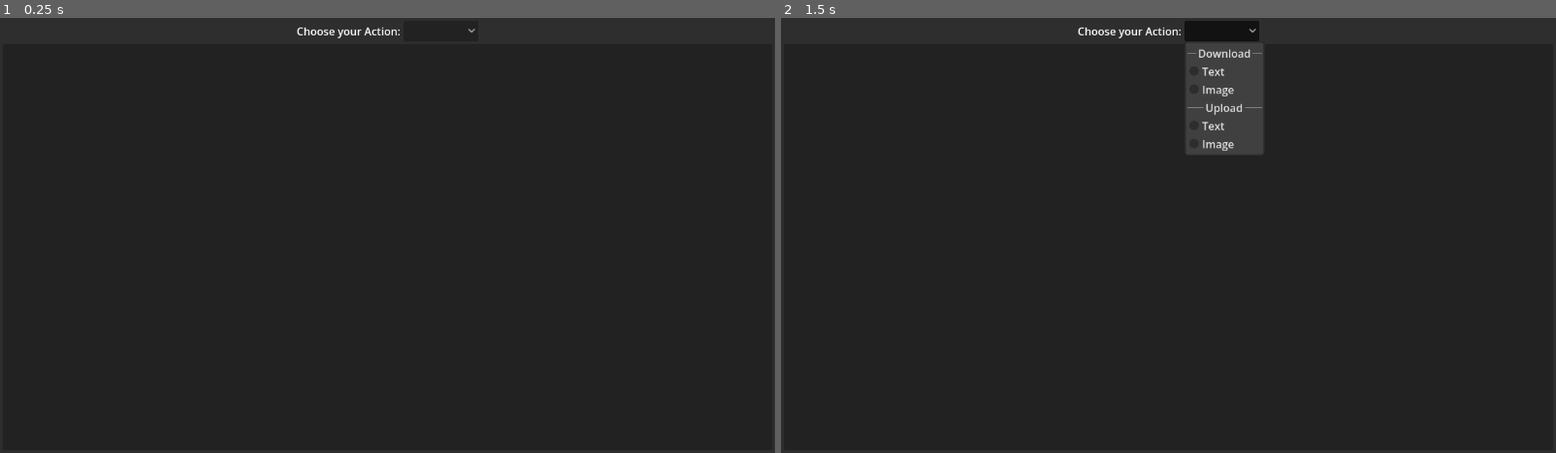
Above: before the commit, frames 1-2 (left to right).
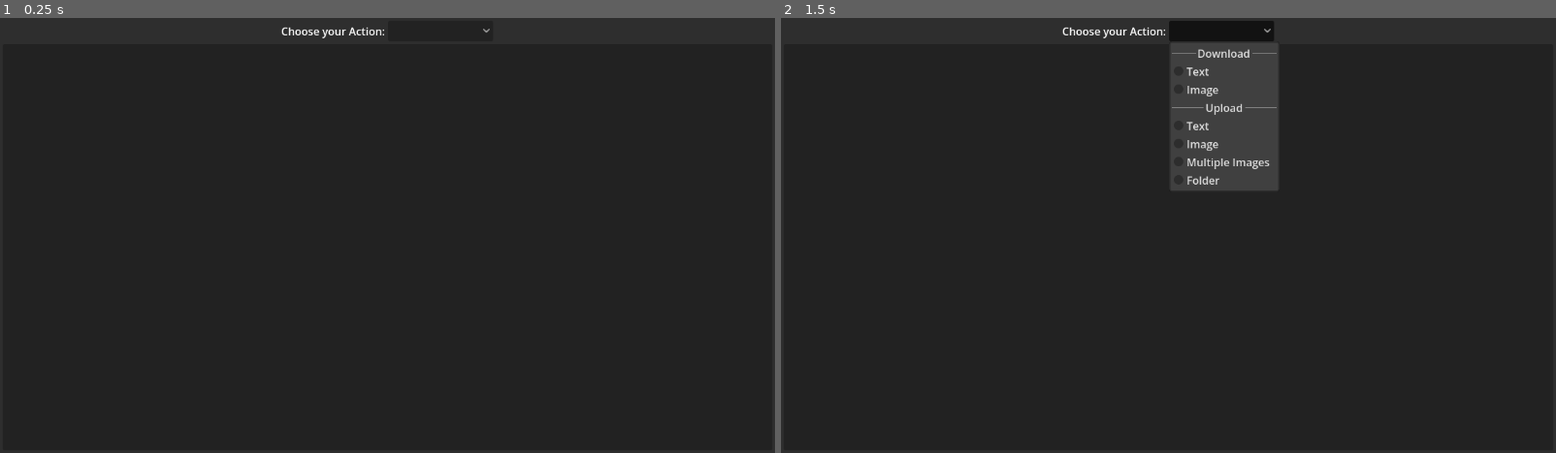
Above: after the commit, the same moments.

Repository: lajawi/godot-file-dialog-web-node
Game: Godot game, scene res://file_dialog_web.tscn
The game is run twice, just before and just after one commit, with the same random seed, the same clock (stepped at 60 frames per second) and the same inputs.
Inputs (mouse positions are in pixels of both pictures, inside the frame that each line leads up to):
- Up to frame 1 (0.25 s): no input
- Up to frame 2 (1.5 s): click (1222, 31) at 0.5 s; tap Enter at 1.25 s

The runs differ from the first frame. In frame 1, 0.2% of the frame differs, in the area x 36-64%, y 2-5%; in frame 2, 2.5%, in the area x 36-65%, y 0-40%.

Commit message:
Add Examples for multiple file & directory uploads

Diff:
--- a/file_dialog_web.tscn
+++ b/file_dialog_web.tscn
@@ -43,6 +43,27 @@
 script = ExtResource("1_d75w3")
 metadata/_custom_type_script = "uid://b75unaeamgjm2"
 
+[node name="UploadMultipleImagesDialogWeb" type="FileDialog" parent="." unique_id=1847898321]
+oversampling_override = 1.0
+title = "Open File(s)"
+file_mode = 1
+display_mode = 1
+access = 2
+filters = PackedStringArray("*.png;PNG Files;image/png", "*.jpg,*.jpeg;JPEG Files;image/jpeg")
+use_native_dialog = true
+script = ExtResource("1_d75w3")
+metadata/_custom_type_script = "uid://b75unaeamgjm2"
+
+[node name="UploadFolderDialogWeb" type="FileDialog" parent="." unique_id=1260846850]
+oversampling_override = 1.0
+title = "Open a Directory"
+file_mode = 2
+display_mode = 1
+access = 2
+use_native_dialog = true
+script = ExtResource("1_d75w3")
+metadata/_custom_type_script = "uid://b75unaeamgjm2"
+
 [node name="CanvasLayer" type="CanvasLayer" parent="." unique_id=2075393158]
 
 [node name="Control" type="Control" parent="CanvasLayer" unique_id=1696839754]
@@ -82,11 +103,11 @@
 layout_mode = 2
 text = "Choose your Action:"
 
-[node name="OptionButton" type="OptionButton" parent="Canvas …(172 unchanged characters)… ad_text", "_dialog_web_upload_image", "_ui_text", "_ui_image")]
+[node name="OptionButton" type="OptionButton" parent="Canvas …(172 unchanged characters)… ad_text", "_dialog_web_upload_image", "_dialog_web_upload_files", "_dialog_web_upload_folder", "_ui_text", "_ui_image")]
 layout_mode = 2
 tooltip_text = "Choose Action"
 allow_reselect = true
-item_count = 6
+item_count = 8
 popup/item_0/text = "Download"
 popup/item_0/id = 0
 popup/item_0/separator = true
@@ -101,10 +122,16 @@
 popup/item_4/id = 4
 popup/item_5/text = "Image"
 popup/item_5/id = 5
+popup/item_6/text = "Multiple Images"
+popup/item_6/id = 6
+popup/item_7/text = "Folder"
+popup/item_7/id = 7
 script = ExtResource("2_acvag")
 _dialog_web_download = NodePath("../../../../../../../../DownloadDialogWeb")
 _dialog_web_upload_text = NodePath("../../../../../../../../UploadTextDialogWeb")
 _dialog_web_upload_image = NodePath("../../../../../../../../UploadImageDialogWeb")
+_dialog_web_upload_files = NodePath("../../../../../../../../UploadMultipleImagesDialogWeb")
+_dialog_web_upload_folder = NodePath("../../../../../../../../UploadFolderDialogWeb")
 _file_text_path = "res://example.md"
 _file_image = ExtResource("3_anajk")
 _ui_text = NodePath("../../../Content/MarginContainer/ScrollContainer/UploadedText")
--- a/option_button.gd
+++ b/option_button.gd
@@ -5,11 +5,15 @@
 const DOWNLOAD_IMAGE := 2
 const UPLOAD_TEXT := 4
 const UPLOAD_IMAGE := 5
+const UPLOAD_FILES := 6
+const UPLOAD_FOLDER := 7
 
 @export_group("Dialogs", "_dialog")
 @export var _dialog_web_download: FileDialogWeb
 @export var _dialog_web_upload_text: FileDialogWeb
 @export var _dialog_web_upload_image: FileDialogWeb
+@export var _dialog_web_upload_files: FileDialogWeb
+@export var _dialog_web_upload_folder: FileDialogWeb
 
 @export_group("Example Files", "_file")
 @export_file var _file_text_path: String
@@ -24,10 +28,14 @@
 	if OS.has_feature("web"):
 		_dialog_web_upload_text.web_file_selected.connect(_on_web_file_selected)
 		_dialog_web_upload_image.web_file_selected.connect(_on_web_file_selected)
+		_dialog_web_upload_files.web_files_selected.connect(_on_web_files_selected)
+		_dialog_web_upload_folder.web_dir_selected.connect(_on_web_dir_selected)
 	else:
 		_dialog_web_download.file_selected.connect(_on_file_selected)
 		_dialog_web_upload_text.file_selected.connect(_on_file_selected)
 		_dialog_web_upload_image.file_selected.connect(_on_file_selected)
+		_dialog_web_upload_files.files_selected.connect(_on_files_selected)
+		_dialog_web_upload_folder.dir_selected.connect(_on_dir_selected)
 
 
 #region Option Button Selected
@@ -41,6 +49,10 @@
 			_upload_text()
 		UPLOAD_IMAGE:
 			_upload_image()
+		UPLOAD_FILES:
+			_upload_files()
+		UPLOAD_FOLDER:
+			_upload_folder()
 		_:
 			return
 
@@ -69,6 +81,14 @@
 
 func _upload_image() -> void:
 	_dialog_web_upload_image.popup_file_dialog_web()
+
+
+func _upload_files() -> void:
+	_dialog_web_upload_files.popup_file_dialog_web()
+
+
+func _upload_folder() -> void:
+	_dialog_web_upload_folder.popup_file_dialog_web()
 #endregion
 
 
@@ -98,6 +118,15 @@
 			var texture := PortableCompressedTexture2D.new()
 			texture.create_from_image(image, PortableCompressedTexture2D.COMPRESSION_MODE_LOSSLESS)
 			_display_upload("", texture)
+
+
+func _on_files_selected(paths: PackedStringArray):
+	var _text := "\n".join(paths)
+	_display_upload(_text)
+
+
+func _on_dir_selected(dir: String):
+	_display_upload(dir)
 #endregion
 
 
@@ -112,6 +141,16 @@
 
 func _process_upload_text(file: FileDialogWeb.File) -> void:
 	_display_upload(file.data)
+
+
+func _on_web_files_selected(files: Array[FileDialogWeb.File]) -> void:
+	var _text := "\n".join(files.map(func(f): return f.relativePath.path_join(f.name)))
+	_display_upload(_text)
+
+
+func _on_web_dir_selected(files: Array[FileDialogWeb.File]) -> void:
+	var _text := "\n".join(files.map(func(f): return f.relativePath))
+	_display_upload(_text)
 
 
 func _process_upload_image(file: FileDialogWeb.File) -> void:
Not shown, changed: addons/file-dialog-web/plugin.cfg
